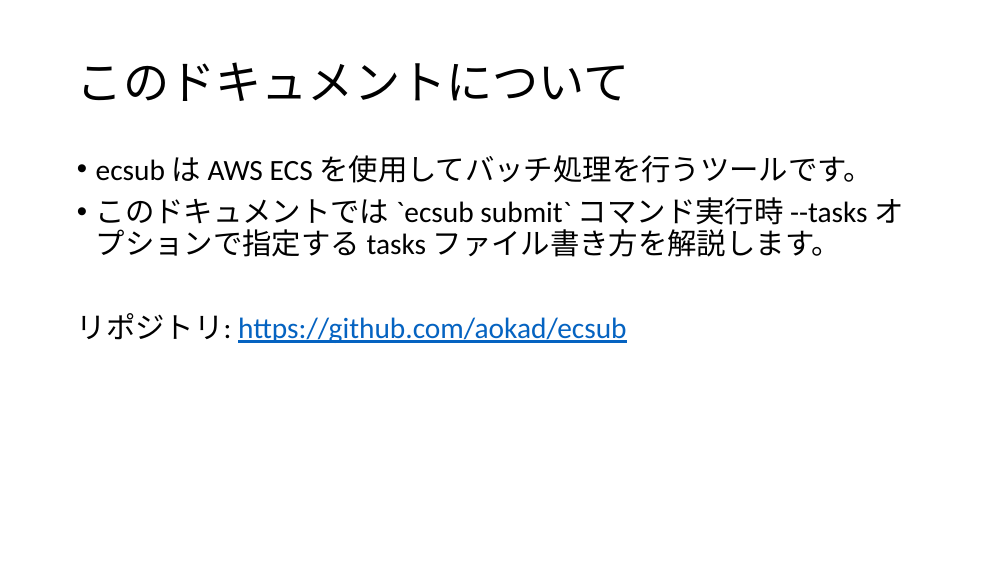
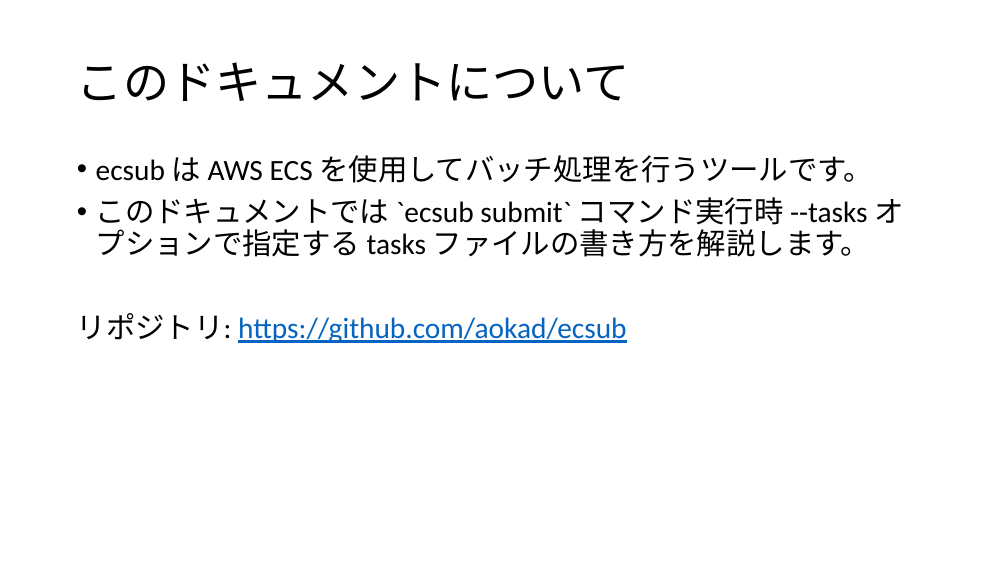
Before and after one commit to aokad/ecsub, a slide deck: slide 2 of docs/ecsub-tasks-format.pptx. Drawn at 1008x567 pixels with LibreOffice and Linux fonts; fonts in the diff are those of the drawing. Boxes give left, top, right and bottom in pixels: in the first picture for what was removed or moved away, otherwise in the second. Text is boxed around its words. In the diff, an @@ line names an element or a change of style, - is before the commit and + after.

```diff
--- a/docs/ecsub-tasks-format.pptx
+++ b/docs/ecsub-tasks-format.pptx
@@ text at (96,197,903,257): text changed @@
-• このドキュメントでは `ecsub submit` コマンド実行時 --tasks オプションで指定する tasks ファイル書き方を解説します。
+• このドキュメントでは `ecsub submit` コマンド実行時 --tasks オプションで指定する tasks ファイルの書き方を解説します。
```
Also in this commit, not shown: 1 other slide changed, 1 slide added, 5 other files.
